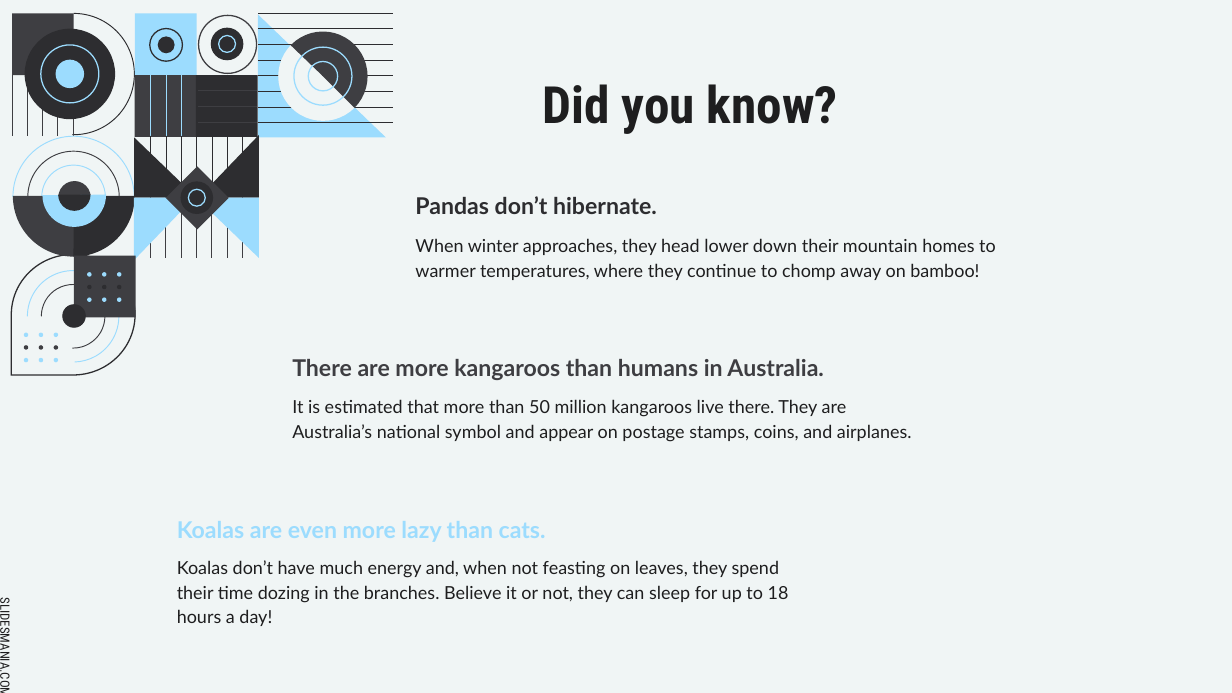
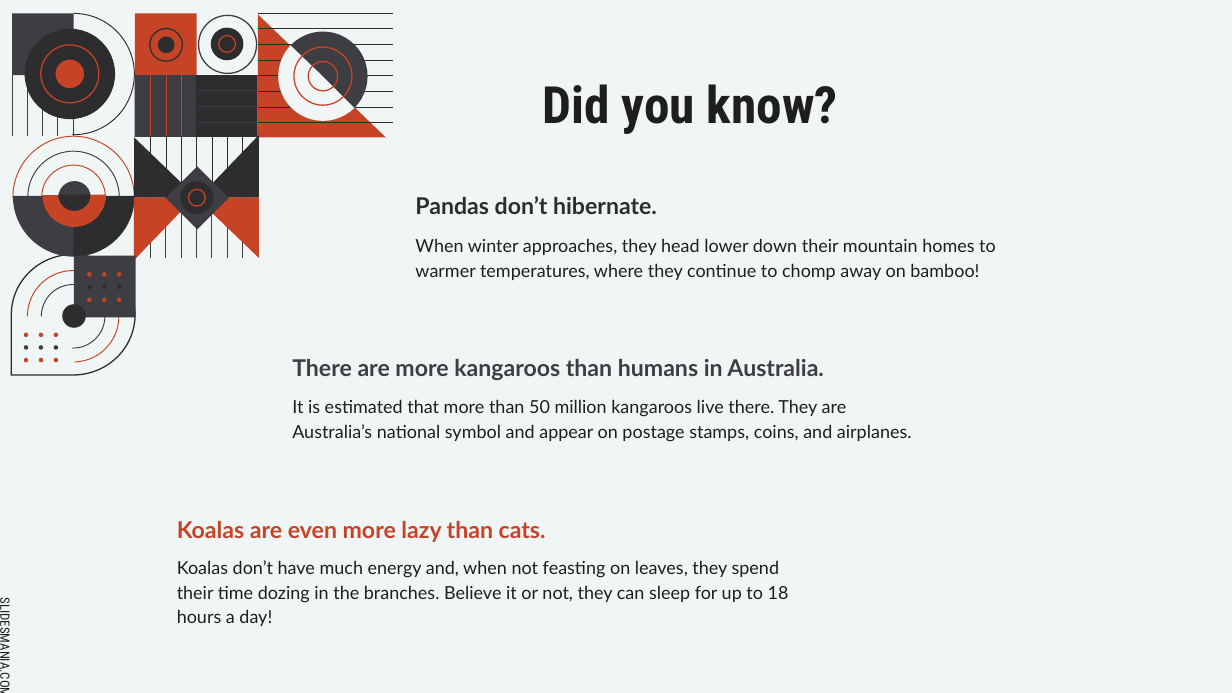
Before and after one commit to PalmEmanuel/SwetuggStockholm2024, a slide deck: slide 8 of IntroducingRadius.pptx. Drawn at 1232x693 pixels with LibreOffice and Linux fonts; fonts in the diff are those of the drawing. Boxes give left, top, right and bottom in pixels: in the first picture for what was removed or moved away, otherwise in the second. Text is boxed around its words. In the diff, an @@ line names an element or a change of style, - is before the commit and + after.

Commit message:
presentation slide theme and first slide, demo install script

```diff
--- a/IntroducingRadius.pptx
+++ b/IntroducingRadius.pptx
@@ line (151, 74) - (151, 136): stroke #9CDCFE 0.75 pt to #C74325 0.75 pt @@
@@ line (166, 74) - (166, 136): stroke #9CDCFE 0.75 pt to #C74325 0.75 pt @@
@@ line (181, 74) - (181, 136): stroke #9CDCFE 0.75 pt to #C74325 0.75 pt @@
@@ outline #9CDCFE 1 pt to #C74325 1 pt in 5 elements at [41,45,99,104], [219,35,236,52], [189,189,205,206], [294,47,352,105], [309,62,338,91] @@
@@ outline #9CDCFE 0.75 pt to #C74325 0.75 pt in 3 elements at [13,136,134,257], [42,165,105,229], [28,271,119,362] @@
@@ fill #9CDCFE to #C74325 in 18 elements at [258,14,385,137], [55,60,84,89], [135,13,197,75], [43,164,106,227], [196,198,259,258], [134,197,195,260], [24,333,29,337], [39,333,43,337], [54,333,58,337], [24,358,29,362], [39,358,43,362], [54,358,58,362], [87,273,91,277], [102,273,106,277], [117,273,122,277], [87,298,91,302], [102,298,106,302], [117,298,122,302] @@
@@ subtitle "Koalas are even more lazy ..." at [177,521,546,542]: text colour #9CDCFE to #C74325 @@
```
Also in this commit, not shown: 19 other slides changed, 1 slide added, 1 slide removed, 1 other file.
